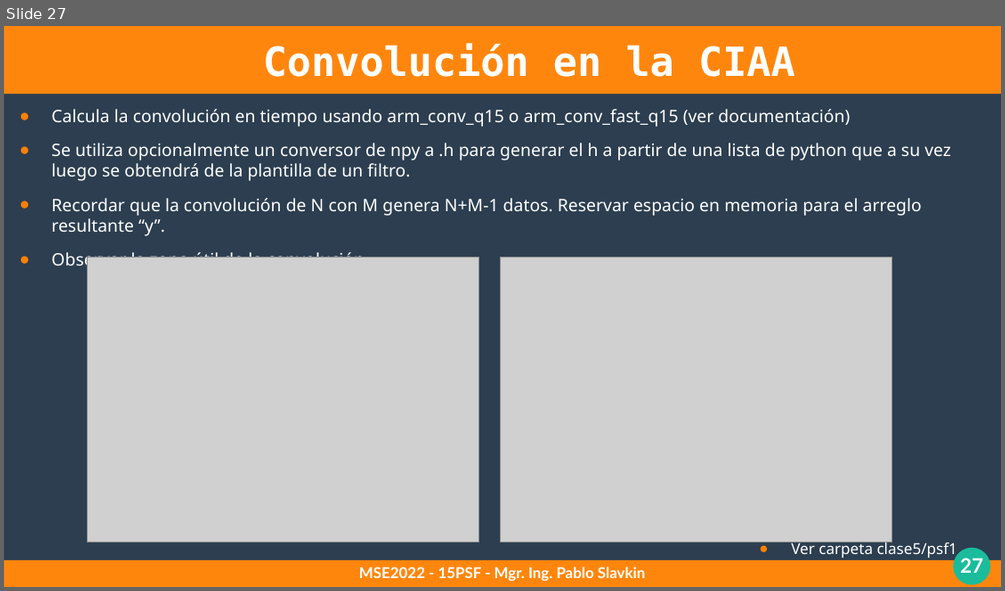
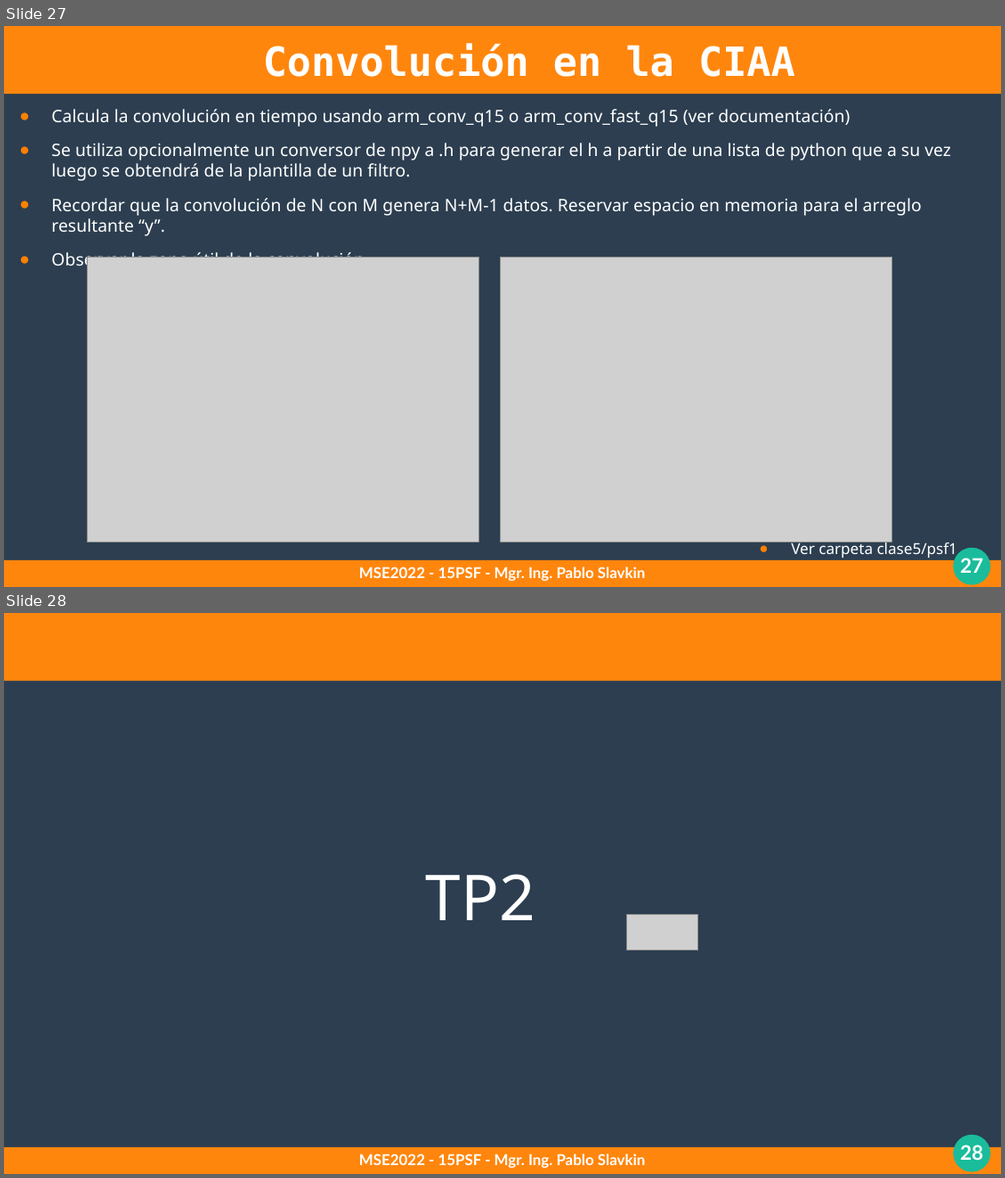
Before and after one commit to pslavkin/psf_2022, a slide deck: clases/5_clase/5_clase.odp. Shown one above the other, each under a label of ours: slide 27 before the commit, slides 27 and 28 after it. The pictures are 1005x591 and 1005x1178 pixels, drawn with LibreOffice and Linux fonts; fonts in the diff are those of the drawing; grey boxes stand for pictures. Boxes give left, top, right and bottom in pixels: in the first picture for what was removed or moved away, otherwise in the second. Text is boxed around its words. In the diff, an @@ line names an element or a change of style, - is before the commit and + after.

```diff
--- a/clases/5_clase/5_clase.odp
+++ b/clases/5_clase/5_clase.odp
@@ slide 28 added at [4, 613, 1001, 1174], background #2C3E50; not listed: 4 template elements that a slide beside it also shows @@
@@ text added at [426, 874, 535, 920], 50.4 pt, text #FFFFFF @@
+TP2
@@ picture added at [627, 914, 699, 949] @@
@@ text added at [359, 1153, 646, 1167], 12 pt, text #FFFFFF, bold @@
+MSE2022 - 15PSF - Mgr. Ing. Pablo Slavkin
```
Also in this commit, not shown: 1 other slide added, 2 other files.
